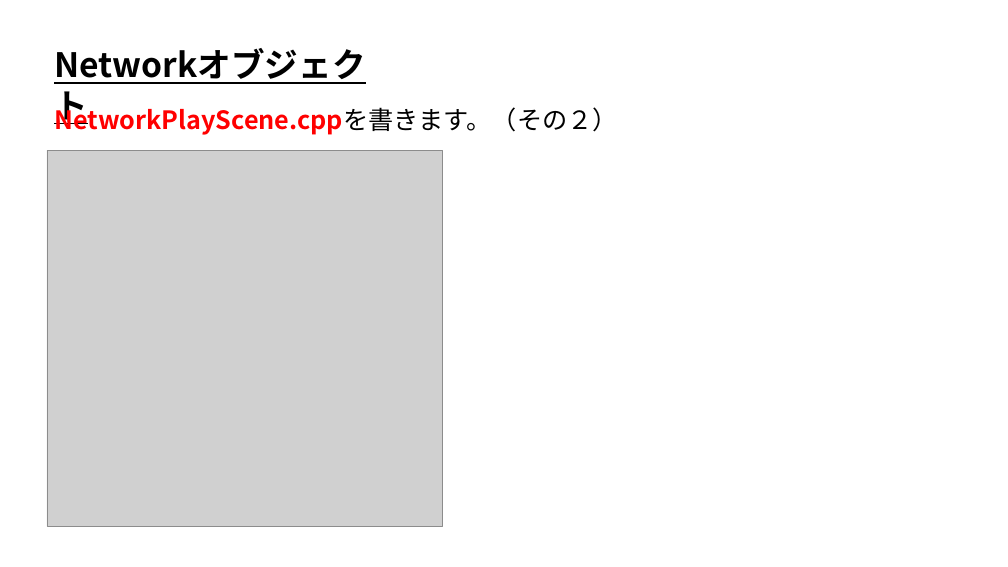
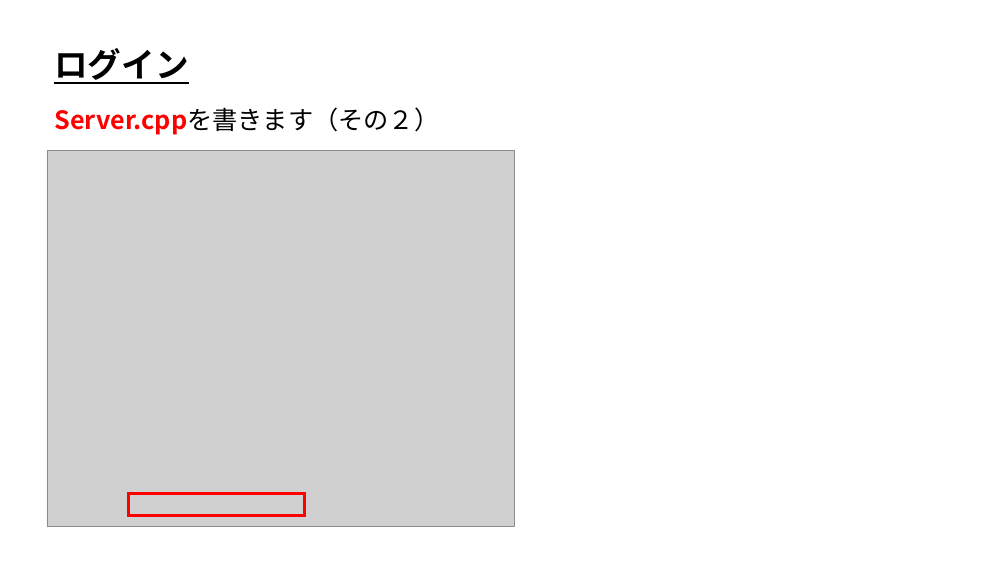
Before and after one commit to ArakiYusuke-Ohara/Textbook, a slide deck: slide 12 of ゲーム科3年/00_前期/オンラインゲームプログラミングⅠ/09_ログイン.pptx (slide 5 before the commit). Drawn at 1008x567 pixels with LibreOffice and Linux fonts; fonts in the diff are those of the drawing; grey boxes stand for pictures. Boxes give left, top, right and bottom in pixels: in the first picture for what was removed or moved away, otherwise in the second. Text is boxed around its words. In the diff, an @@ line names an element or a change of style, - is before the commit and + after.

Commit message:
ログイン授業作成

```diff
--- a/ゲーム科3年/00_前期/オンラインゲームプログラミングⅠ/09_ログイン.pptx
+++ b/ゲーム科3年/00_前期/オンラインゲームプログラミングⅠ/09_ログイン.pptx
@@ text removed at (x1=47, y1=41, x2=406, y2=89) @@
-Networkオブジェクト
@@ text added at (x1=54, y1=48, x2=188, y2=84), 32 pt, text #000000, bold, underline @@
+ログイン
@@ text at (x1=54, y1=107, x2=439, y2=135): text changed @@
-NetworkPlayScene.cppを書きます。（その２）
+Server.cppを書きます（その２）
@@ picture resized from (x1=47, y1=150, x2=443, y2=526) to (x1=47, y1=150, x2=514, y2=526) @@
@@ rectangle added at (x1=129, y1=494, x2=304, y2=516), outline #FF0000 3 pt @@
```
Also in this commit, not shown: 2 other slides changed, 12 slides added, 11 slides removed, 51 other files.
